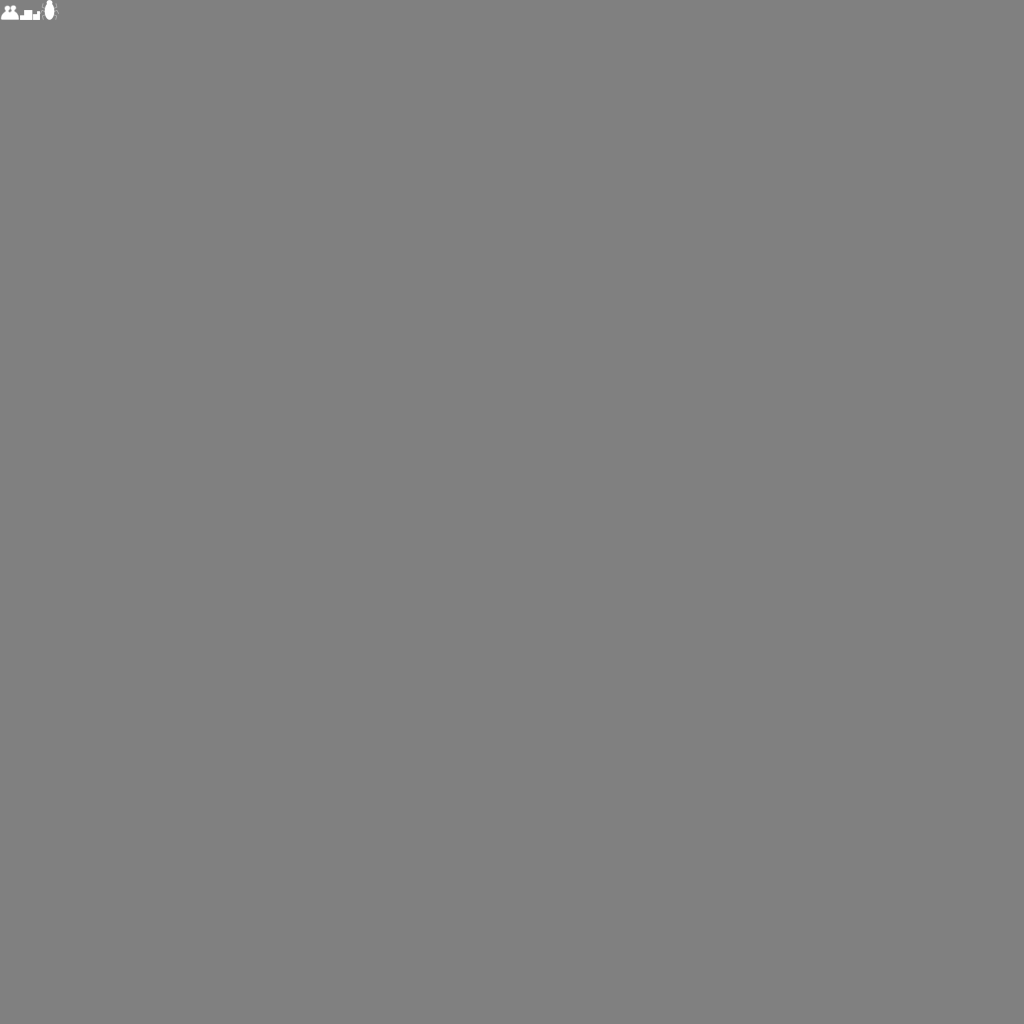
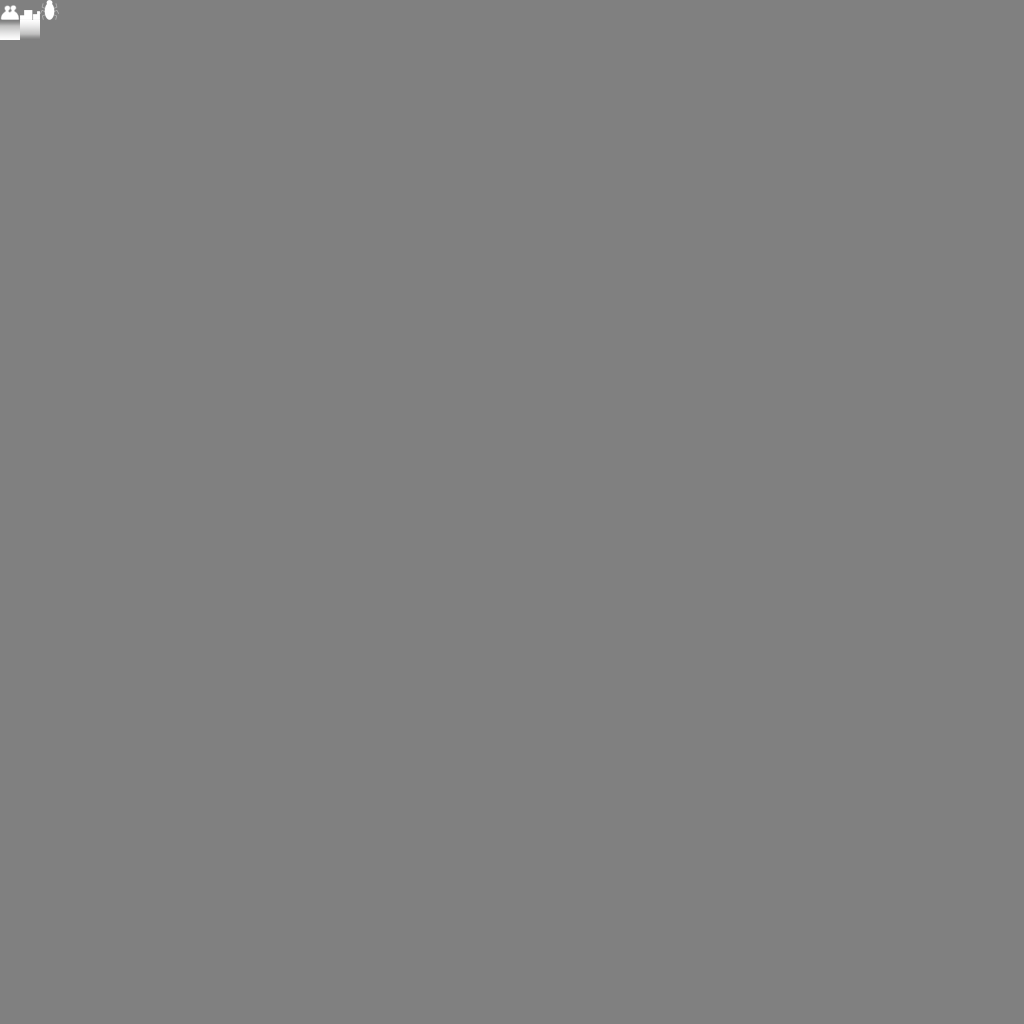
Layers edited between the first and the second 1024px x 1024px image:
added group "Gradient" with 2 layers above "DebugLog" over [0, 20, 40, 40]
added layer "100%-50%" in group "Gradient" over [20, 20, 40, 39]
added layer "50%-100%" in group "Gradient" over [0, 21, 20, 40]
